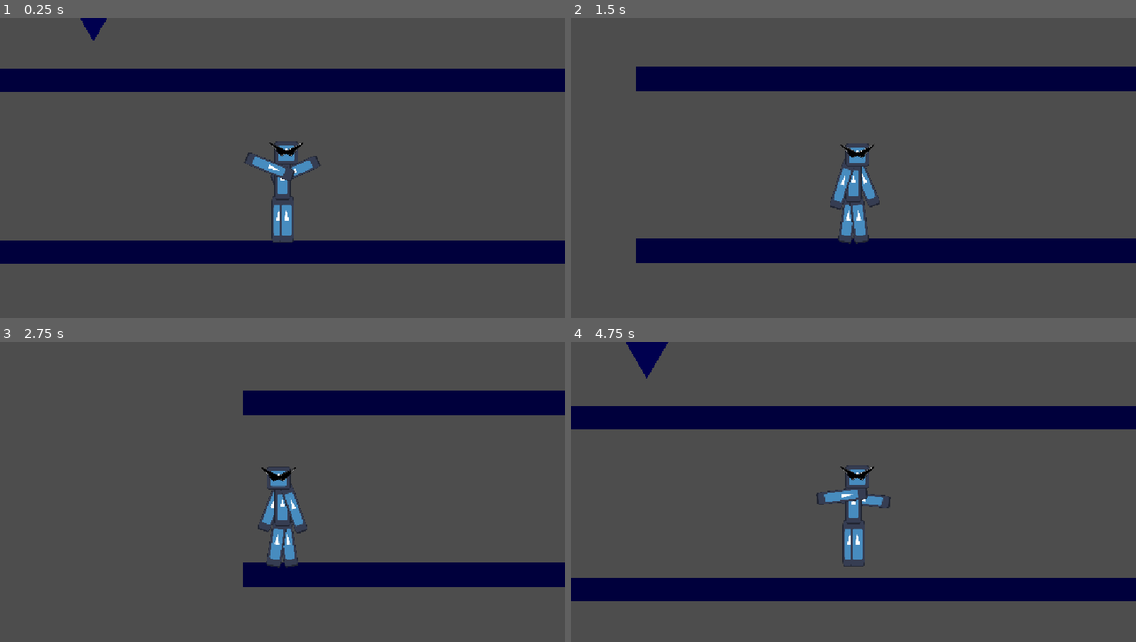
Above: before the commit, frames 1-4 (two rows, left to right).
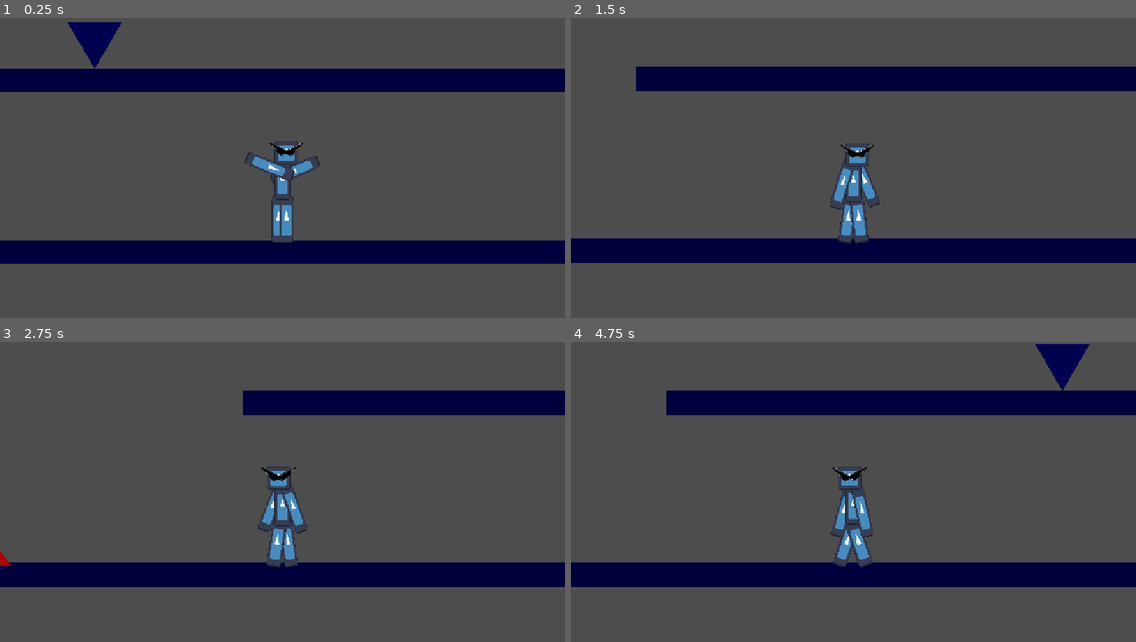
Above: after the commit, the same moments.

Repository: Abdulrhman64/ball
Game: Godot game, scene res://scenes/main.tscn
Same seed, same stepped clock (60 frames per second), same inputs: the game is played once before the commit and once after it. The engine's default icon, where the game draws it, is replaced by a stand-in: a white triangle on a blue panel in a dark square.
Inputs:
- Up to frame 1 (0.25 s): no input
- Up to frame 2 (1.5 s): hold A (a) 0.53-1.28 s; tap D (d) at 0.8, 1.35 s
- Up to frame 3 (2.75 s): tap A (a) at 1.55 s; hold A (a) from 2.03 s (still down); tap D (d) at 2.3 s
- Up to frame 4 (4.75 s): release A (a) at 2.78 s; tap D (d) at 2.85 s; tap A (a) at 3.05, 4.35 s; hold D (d) 3.53-4.28 s; tap Space (space) at 3.6 s

The runs differ from the first frame. In frame 1, 0.7% of the frame differs, in the area x 12-22%, y 0-17%; in frame 2, 0.9%; in frame 3, 3.6%; in frame 4, 22%, in the area x 0-100%, y 0-87%.

Commit message:
improved death, spikes, better map

Diff:
--- a/project.godot
+++ b/project.godot
@@ -19,6 +19,10 @@
 
 window/stretch/mode="canvas_items"
 window/stretch/aspect="expand"
+
+[global_group]
+
+player=""
 
 [input]
 
--- a/scenes/character.tscn
+++ b/scenes/character.tscn
@@ -379,7 +379,7 @@
 &"walk": SubResource("Animation_my7n2")
 }
 
-[node name="Character" type="CharacterBody2D" unique_id=338288901]
+[node name="Character" type="CharacterBody2D" unique_id=338288901 groups=["player"]]
 script = ExtResource("1_rkhd4")
 friction = 1800
 
--- a/scenes/deathpoint.tscn
+++ b/scenes/deathpoint.tscn
@@ -1,11 +1,16 @@
 [gd_scene format=3 uid="uid://d1l4oetw6poeo"]
 
-[ext_resource type="Script" uid="uid://mehhqql0y1da" path="res://deathpoint.gd" id="1_tqsbe"]
+[ext_resource type="Script" uid="uid://mehhqql0y1da" path="res://scripts/deathpoint.gd" id="1_tqsbe"]
 
 [node name="deathpoint" type="Area2D" unique_id=1842057229]
 script = ExtResource("1_tqsbe")
 
 [node name="Timer" type="Timer" parent="." unique_id=885623302]
 
+[node name="Timer2" type="Timer" parent="." unique_id=159531277]
+wait_time = 0.001
+one_shot = true
+
 [connection signal="body_entered" from="." to="." method="_on_body_entered"]
 [connection signal="timeout" from="Timer" to="." method="_on_timer_timeout"]
+[connection signal="timeout" from="Timer2" to="." method="_on_timer_2_timeout"]
--- a/scenes/map.tscn
+++ b/scenes/map.tscn
@@ -1,9 +1,11 @@
 [gd_scene format=3 uid="uid://8bw3n1klxfny"]
 
+[ext_resource type="PackedScene" uid="uid://d1l4oetw6poeo" path="res://scenes/deathpoint.tscn" id="1_4xfga"]
+
 [sub_resource type="QuadMesh" id="QuadMesh_erw1h"]
 
 [sub_resource type="RectangleShape2D" id="RectangleShape2D_tv0cb"]
-size = Vector2(1744, 40)
+size = Vector2(2816, 40)
 
 [sub_resource type="QuadMesh" id="QuadMesh_e6lj2"]
 
@@ -16,6 +18,17 @@
 size = Vector2(432, 48)
 
 [sub_resource type="PrismMesh" id="PrismMesh_cu3ed"]
+
+[sub_resource type="QuadMesh" id="QuadMesh_4xfga"]
+
+[sub_resource type="RectangleShape2D" id="RectangleShape2D_erw1h"]
+size = Vector2(128, 16)
+
+[sub_resource type="PrismMesh" id="PrismMesh_erw1h"]
+
+[sub_resource type="CapsuleShape2D" id="CapsuleShape2D_tv0cb"]
+radius = 16.0
+height = 160.0
 
 [sub_resource type="Animation" id="Animation_hrmi8"]
 length = 0.001
@@ -41,7 +54,19 @@
 "times": PackedFloat32Array(0),
 "transitions": PackedFloat32Array(1),
 "update": 0,
-"values": [Vector2(-512, -512)]
+"values": [Vector2(-512, -456)]
+}
+tracks/2/type = "value"
+tracks/2/imported = false
+tracks/2/enabled = true
+tracks/2/path = NodePath("Platform3:position")
+tracks/2/interp = 1
+tracks/2/loop_wrap = true
+tracks/2/keys = {
+"times": PackedFloat32Array(0),
+"transitions": PackedFloat32Array(1),
+"update": 0,
+"values": [Vector2(-1664, -88)]
 }
 
 [sub_resource type="Animation" id="Animation_4xfga"]
@@ -67,10 +92,22 @@
 tracks/1/interp = 1
 tracks/1/loop_wrap = true
 tracks/1/keys = {
-"times": PackedFloat32Array(0, 1.9),
+"times": PackedFloat32Array(0, 1.8666667),
 "transitions": PackedFloat32Array(1, 1),
 "update": 0,
-"values": [Vector2(-512, -512), Vector2(512, -512)]
+"values": [Vector2(-512, -456), Vector2(512, -456)]
+}
+tracks/2/type = "value"
+tracks/2/imported = false
+tracks/2/enabled = true
+tracks/2/path = NodePath("Platform3:position")
+tracks/2/interp = 1
+tracks/2/loop_wrap = true
+tracks/2/keys = {
+"times": PackedFloat32Array(0, 0.93333334, 1.8666667),
+"transitions": PackedFloat32Array(1, 1, 1),
+"update": 0,
+"values": [Vector2(-1664, -88), Vector2(-1408, -88), Vector2(-1664, -88)]
 }
 
 [sub_resource type="AnimationLibrary" id="AnimationLibrary_paxxb"]
@@ -80,19 +117,19 @@
 }
 
 [node name="Map" type="Node2D" unique_id=628433956]
-metadata/_edit_horizontal_guides_ = [-560.0]
+metadata/_edit_horizontal_guides_ = [-472.0]
 metadata/_edit_vertical_guides_ = [512.0, -512.0]
 
 [node name="Floor" type="StaticBody2D" parent="." unique_id=1552861404]
 
 [node name="MeshInstance2D" type="MeshInstance2D" parent="Floor" unique_id=547666389]
 modulate = Color(2.0455569e-07, 0, 0.2336241, 1)
-position = Vector2(-1.9073486e-06, 1.9073486e-06)
-scale = Vector2(1744, 47.999996)
+position = Vector2(-535.9999, 1.9073486e-06)
+scale = Vector2(2815.9998, 47.999996)
 mesh = SubResource("QuadMesh_erw1h")
 
 [node name="CollisionShape2D" type="CollisionShape2D" parent="Floor" unique_id=931813690]
-position = Vector2(0, 4)
+position = Vector2(-536, 4)
 shape = SubResource("RectangleShape2D_tv0cb")
 
 [node name="Floor2" type="StaticBody2D" parent="." unique_id=2131654825]
@@ -120,7 +157,7 @@
 shape = SubResource("RectangleShape2D_e0an3")
 
 [node name="Platform2" type="StaticBody2D" parent="." unique_id=2104432056]
-position = Vector2(-512, -512)
+position = Vector2(-512, -456)
 
 [node name="MeshInstance2D" type="MeshInstance2D" parent="Platform2" unique_id=7763960]
 modulate = Color(0, 0, 0.30980393, 1)
@@ -133,6 +170,62 @@
 scale = Vector2(0.2380953, 0.29411766)
 polygon = PackedVector2Array(-211.19995, -92.79993, 259.19995, -92.79993, 24, 233.59998)
 
+[node name="Platform3" type="StaticBody2D" parent="." unique_id=1066664624]
+position = Vector2(-1664, -88)
+
+[node name="MeshInstance2D" type="MeshInstance2D" parent="Platform3" unique_id=1777346067]
+modulate = Color(0, 0, 0.30980393, 1)
+position = Vector2(-3.0517578e-05, 1.9073486e-06)
+scale = Vector2(127.99992, 16.000002)
+mesh = SubResource("QuadMesh_4xfga")
+
+[node name="CollisionShape2D" type="CollisionShape2D" parent="Platform3" unique_id=782077447]
+shape = SubResource("RectangleShape2D_erw1h")
+
+[node name="Spike" parent="." unique_id=1842057229 instance=ExtResource("1_4xfga")]
+modulate = Color(0.6627451, 0, 0, 1)
+position = Vector2(-1440, -40)
+
+[node name="smesha" type="MeshInstance2D" parent="Spike" unique_id=305284475]
+scale = Vector2(64.5, -44.25)
+mesh = SubResource("PrismMesh_erw1h")
+
+[node name="smeshb" type="MeshInstance2D" parent="Spike" unique_id=2088271052]
+position = Vector2(64, 0)
+scale = Vector2(64.5, -44.25)
+mesh = SubResource("PrismMesh_erw1h")
+
+[node name="smeshc" type="MeshInstance2D" parent="Spike" unique_id=819477226]
+position = Vector2(-64, 0)
+scale = Vector2(64.5, -44.25)
+mesh = SubResource("PrismMesh_erw1h")
+
+[node name="CollisionShape2D" type="CollisionShape2D" parent="Spike" unique_id=1808375701]
+rotation = 1.5707964
+shape = SubResource("CapsuleShape2D_tv0cb")
+
+[node name="Spike2" parent="." unique_id=565628297 instance=ExtResource("1_4xfga")]
+modulate = Color(0.6627451, 0, 0, 1)
+position = Vector2(-1632, -40)
+
+[node name="smesha" type="MeshInstance2D" parent="Spike2" unique_id=1542986879]
+scale = Vector2(64.5, -44.25)
+mesh = SubResource("PrismMesh_erw1h")
+
+[node name="smeshb" type="MeshInstance2D" parent="Spike2" unique_id=1677147051]
+position = Vector2(64, 0)
+scale = Vector2(64.5, -44.25)
+mesh = SubResource("PrismMesh_erw1h")
+
+[node name="smeshc" type="MeshInstance2D" parent="Spike2" unique_id=1037216434]
+position = Vector2(-64, 0)
+scale = Vector2(64.5, -44.25)
+mesh = SubResource("PrismMesh_erw1h")
+
+[node name="CollisionShape2D" type="CollisionShape2D" parent="Spike2" unique_id=1425524927]
+rotation = 1.5707964
+shape = SubResource("CapsuleShape2D_tv0cb")
+
 [node name="AnimationPlayer" type="AnimationPlayer" parent="." unique_id=336486641]
 libraries/ = SubResource("AnimationLibrary_paxxb")
 autoplay = &"move"
--- a/scripts/deathpoint.gd
+++ b/scripts/deathpoint.gd
@@ -1,7 +1,14 @@
 extends Area2D
 @onready var timer: Timer = $Timer
-
+@onready var timer_2: Timer = $Timer2
+var per
 func _on_body_entered(body: Node2D) -> void:
-	timer.start()
+	if body.is_in_group("player"):
+		per = body
+		body.modulate = Color.TOMATO
+		body.rotate(deg_to_rad(-90))
+		var coll = body.get_child(1)
+		coll.queue_free()
+		timer.start()
 func _on_timer_timeout() -> void:
 	get_tree().reload_current_scene()
